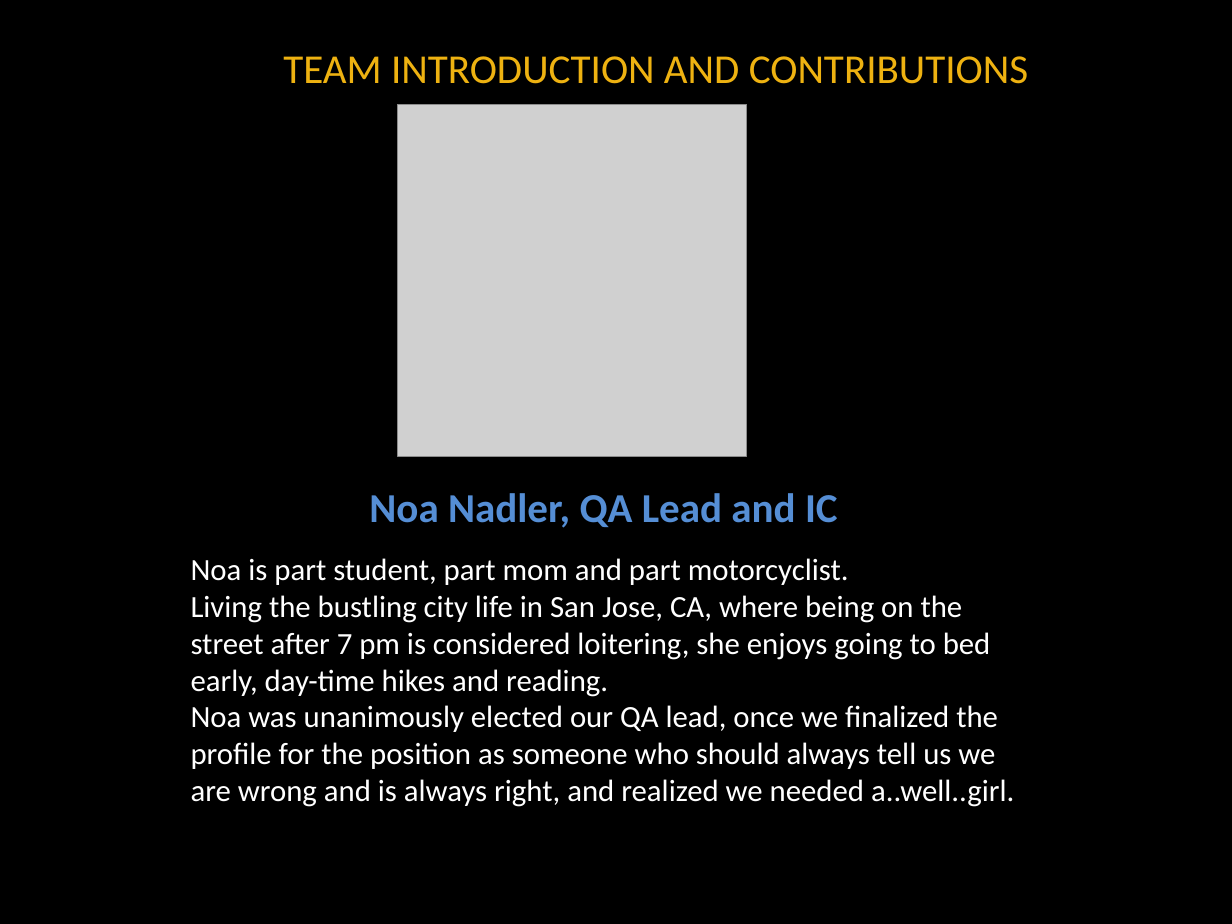
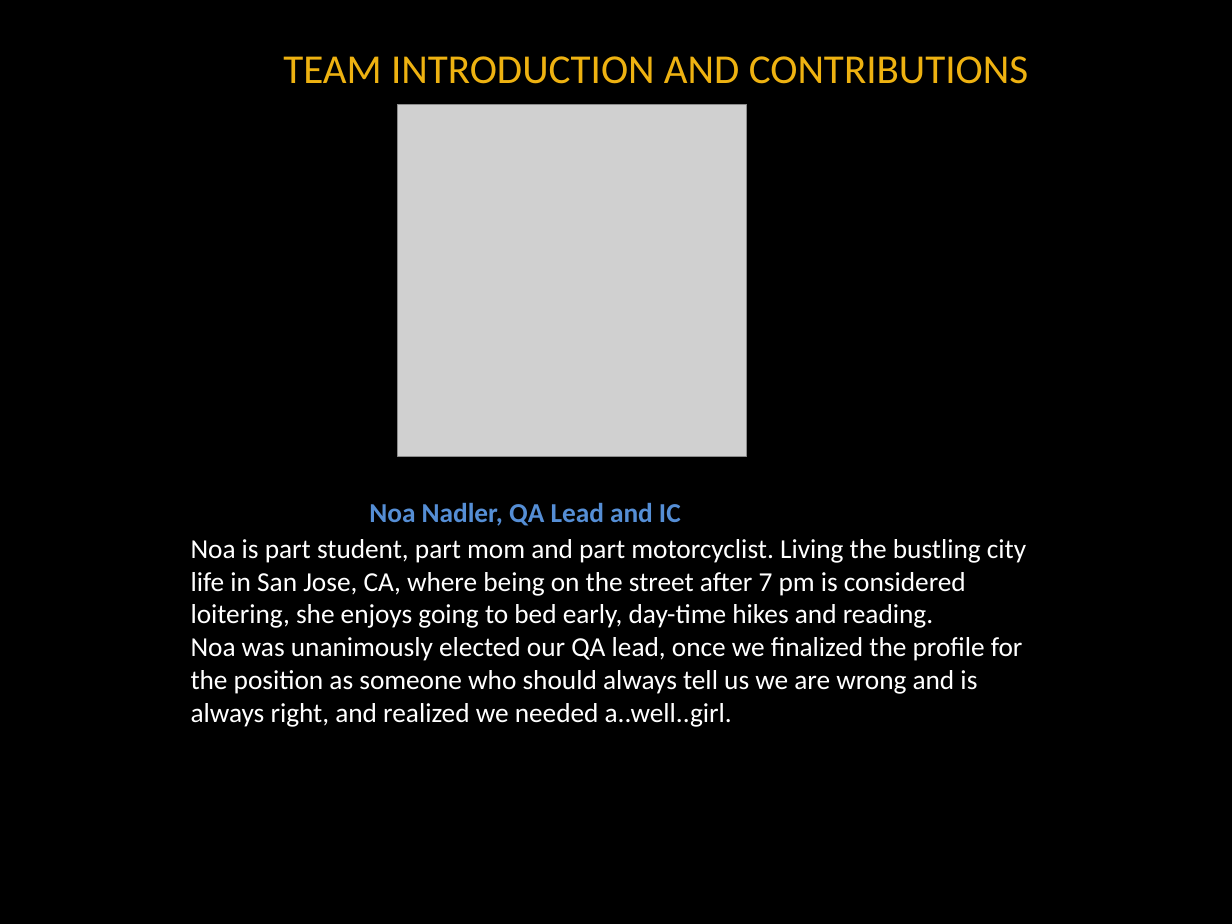
Before and after one commit to noanadler/RockStars, a slide deck: slide 14 of Deliverable4/Rock_Stars_Final_Presentation.pptx. Drawn at 1232x924 pixels with LibreOffice and Linux fonts; fonts in the diff are those of the drawing; grey boxes stand for pictures; background and template pictures are left out. Boxes give left, top, right and bottom in pixels: in the first picture for what was removed or moved away, otherwise in the second. Text is boxed around its words. In the diff, an @@ line names an element or a change of style, - is before the commit and + after.

```diff
--- a/Deliverable4/Rock_Stars_Final_Presentation.pptx
+++ b/Deliverable4/Rock_Stars_Final_Presentation.pptx
@@ text at [191, 503, 1026, 727]: text changed; size 18 to 16 pt @@
-Noa Nadler, QA Lead and IC
-Noa is part student, part mom and part motorcyclist. Living the bustling city life in San Jose, CA, where being on the street after 7 pm is considered loitering, she enjoys going to bed early, day-time hikes and reading.
-Noa was unanimously elected our QA lead, once we finalized the profile for the position as someone who should always tell us we are wrong and is always right, and realized we needed a..well..girl.
+Noa Nadler, QA Lead and IC
+Noa is part student, part mom and part motorcyclist. Living the bustling city life in San Jose, CA, where being on the street after 7 pm is considered loitering, she enjoys going to bed early, day-time hikes and reading.
+Noa was unanimously elected our QA lead, once we finalized the profile for the position as someone who should always tell us we are wrong and is always right, and realized we needed a..well..girl.
```
Also in this commit, not shown: 3 other slides changed.
